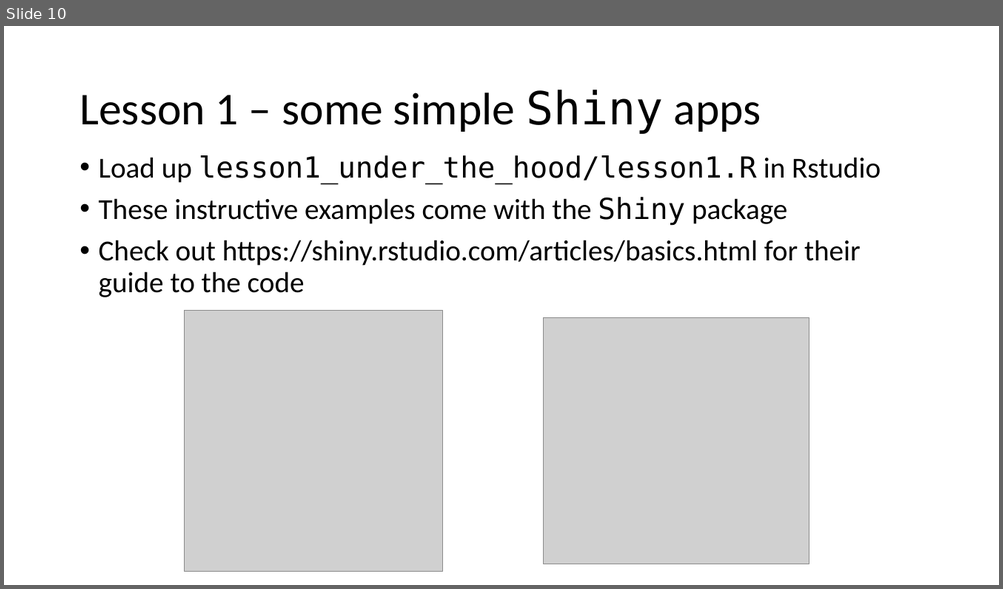
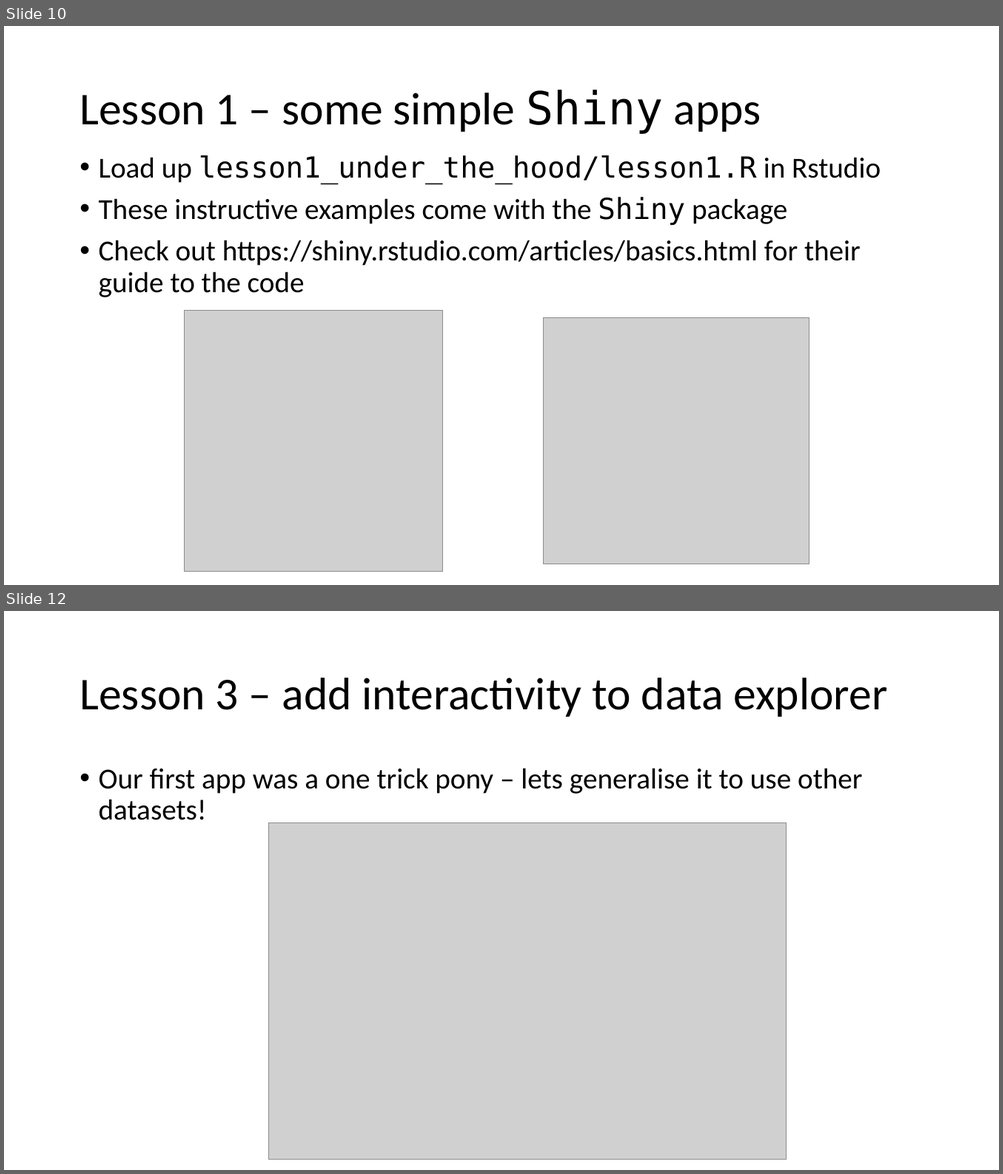
Before and after one commit to jamesrlawson/ShinyWorkshop_ResBazSydney2018, a slide deck: slides/Shiny_ResBazSydney2018.pptx. Shown one above the other, each under a label of ours: slide 10 before the commit, slides 10 and 12 after it; the slides between them are not shown. The pictures are 1003x589 and 1003x1174 pixels, drawn with LibreOffice and Linux fonts; fonts in the diff are those of the drawing; grey boxes stand for pictures. Boxes give left, top, right and bottom in pixels: in the first picture for what was removed or moved away, otherwise in the second. Text is boxed around its words. In the diff, an @@ line names an element or a change of style, - is before the commit and + after.

Commit message:
finished lessons and slides, created zip

```diff
--- a/slides/Shiny_ResBazSydney2018.pptx
+++ b/slides/Shiny_ResBazSydney2018.pptx
@@ slide 12 added at [4,611,999,1170], background #FFFFFF @@
@@ title added at [79,678,887,717], 44 pt, text #000000 @@
+Lesson 3 – add interactivity to data explorer
@@ text added at [99,768,862,820], 28 pt, text #000000 @@
+• Our first app was a one trick pony – lets generalise it to use other datasets!
@@ picture added at [269,823,787,1160] @@
```
Also in this commit, not shown: 1 slide changed, 2 other slides added, 15 other files.
